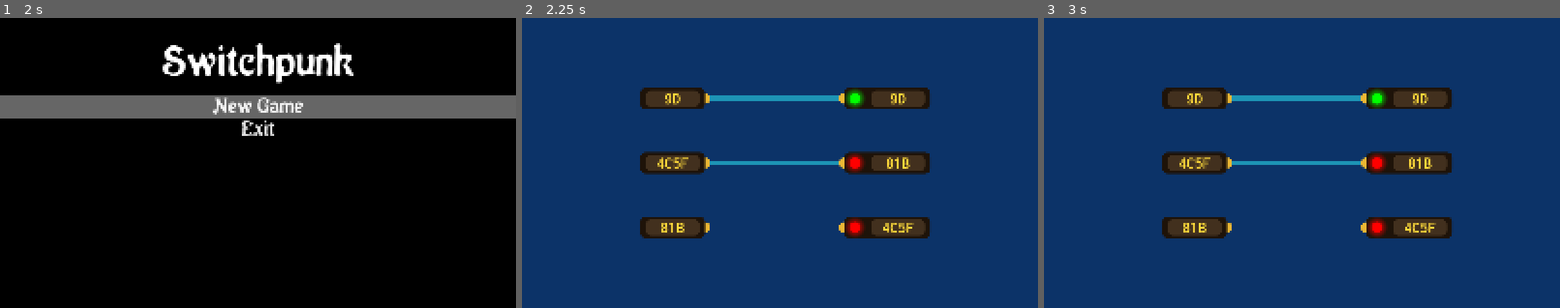
Above: before the commit, frames 1-3 (left to right).
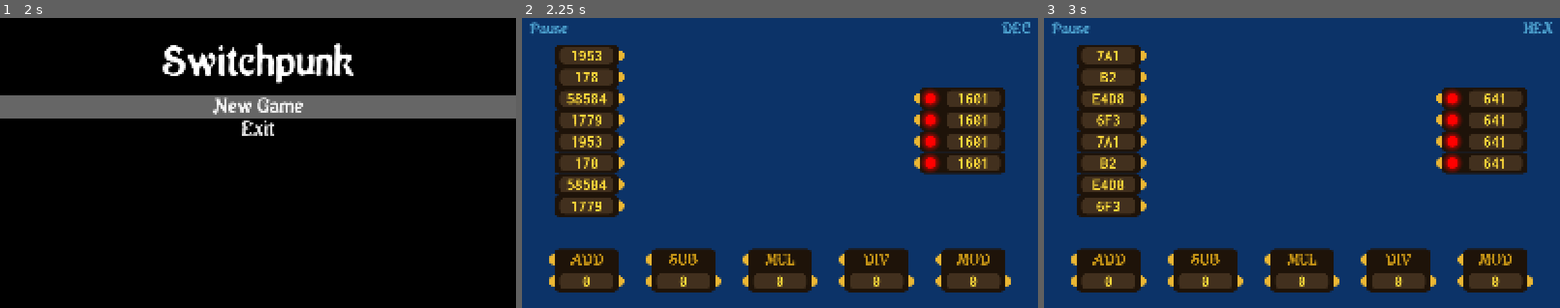
Above: after the commit, the same moments.

Repository: elemel/switchpunk
Game: Godot game, scene res://scenes/main.tscn
The game is run twice, just before and just after one commit, with the same random seed, the same clock (stepped at 60 frames per second) and the same inputs.
Inputs (mouse positions are in pixels of both pictures, inside the frame that each line leads up to):
- Up to frame 1 (2 s): click (25, 29) at 0.5 s, where only the run after the commit has a clickable "Pause"; click (495, 29) at 1.25 s, where only the run after the commit has a clickable "DEC"
- Up to frame 2 (2.25 s): click "New Game" at 2 s
- Up to frame 3 (3 s): click (1539, 29) at 2.75 s, where only the run after the commit has a clickable "DEC"

Frame 1 is identical in both runs. In frame 2, 30% of the frame differs, in the area x 1-99%, y 1-95%; in frame 3, 30%.

Commit message:
Add level 3

Diff:
--- a/game/scenes/levels/level_1.tscn
+++ b/game/scenes/levels/level_1.tscn
@@ -18,9 +18,9 @@
 anchor_top = 0.5
 anchor_right = 0.5
 anchor_bottom = 0.5
-offset_left = -1250.0
+offset_left = -1225.0
 offset_top = -700.0
-offset_right = 1200.0
+offset_right = 1225.0
 offset_bottom = 700.0
 grow_horizontal = 2
 grow_vertical = 2
--- a/game/scenes/levels/level_2.tscn
+++ b/game/scenes/levels/level_2.tscn
@@ -7,7 +7,7 @@
 [ext_resource type="PackedScene" uid="uid://41qoy364auiq" path="res://scenes/modules/subtractor.tscn" id="6_ibugp"]
 [ext_resource type="PackedScene" uid="uid://pem4rfwsjukl" path="res://scenes/modules/adder.tscn" id="6_qpwj6"]
 
-[node name="Level1" type="Node2D" unique_id=1959346673 node_paths=PackedStringArray("wires") groups=["levels"]]
+[node name="Level2" type="Node2D" unique_id=1959346673 node_paths=PackedStringArray("wires") groups=["levels"]]
 script = ExtResource("1_l37oo")
 wires = NodePath("Wires")
 
@@ -19,9 +19,9 @@
 anchor_top = 0.5
 anchor_right = 0.5
 anchor_bottom = 0.5
-offset_left = -1250.0
+offset_left = -1225.0
 offset_top = -700.0
-offset_right = 1200.0
+offset_right = 1225.0
 offset_bottom = 700.0
 grow_horizontal = 2
 grow_vertical = 2
--- /dev/null
+++ b/game/scenes/levels/level_3.tscn
@@ -0,0 +1,98 @@
+[gd_scene format=3 uid="uid://b3jr0dd4d3iu2"]
+
+[ext_resource type="Script" uid="uid://dmsna1rt3wpv4" path="res://scripts/level.gd" id="1_ftfob"]
+[ext_resource type="StyleBox" uid="uid://da3cp4cmwmv88" path="res://styles/board_style.tres" id="2_fkk1g"]
+[ext_resource type="PackedScene" uid="uid://crmbchdgwtooa" path="res://scenes/modules/input_terminal.tscn" id="3_ugcn1"]
+[ext_resource type="PackedScene" uid="uid://pem4rfwsjukl" path="res://scenes/modules/adder.tscn" id="4_pimnq"]
+[ext_resource type="PackedScene" uid="uid://41qoy364auiq" path="res://scenes/modules/subtractor.tscn" id="5_2bnyt"]
+[ext_resource type="PackedScene" uid="uid://dt5ncm1mmohd2" path="res://scenes/modules/multiplier.tscn" id="6_fkk1g"]
+[ext_resource type="PackedScene" uid="uid://bixn43x131ona" path="res://scenes/modules/output_terminal.tscn" id="6_n6eey"]
+[ext_resource type="PackedScene" uid="uid://fyw038t8ida5" path="res://scenes/modules/divider.tscn" id="8_ugcn1"]
+[ext_resource type="PackedScene" uid="uid://urk67cm88ydh" path="res://scenes/modules/modulo.tscn" id="9_pimnq"]
+
+[node name="Level3" type="Node2D" unique_id=1959346673 node_paths=PackedStringArray("wires") groups=["levels"]]
+script = ExtResource("1_ftfob")
+wires = NodePath("Wires")
+
+[node name="Board" type="Node2D" parent="." unique_id=235852790]
+
+[node name="Panel" type="Panel" parent="Board" unique_id=1488992448]
+anchors_preset = 8
+anchor_left = 0.5
+anchor_top = 0.5
+anchor_right = 0.5
+anchor_bottom = 0.5
+offset_left = -1225.0
+offset_top = -700.0
+offset_right = 1225.0
+offset_bottom = 700.0
+grow_horizontal = 2
+grow_vertical = 2
+theme_override_styles/panel = ExtResource("2_fkk1g")
+
+[node name="Wires" type="Node2D" parent="." unique_id=1347272993]
+
+[node name="Modules" type="Node2D" parent="." unique_id=87758095]
+
+[node name="InputTerminal" parent="Modules" unique_id=319058681 instance=ExtResource("3_ugcn1")]
+position = Vector2(-900, -500)
+value = 1953
+
+[node name="InputTerminal2" parent="Modules" unique_id=741920644 instance=ExtResource("3_ugcn1")]
+position = Vector2(-900, -400)
+value = 178
+
+[node name="InputTerminal3" parent="Modules" unique_id=1925253035 instance=ExtResource("3_ugcn1")]
+position = Vector2(-900, -300)
+value = 58584
+
+[node name="InputTerminal4" parent="Modules" unique_id=2016905390 instance=ExtResource("3_ugcn1")]
+position = Vector2(-900, -200)
+value = 1779
+
+[node name="InputTerminal5" parent="Modules" unique_id=2113252130 instance=ExtResource("3_ugcn1")]
+position = Vector2(-900, -100)
+value = 1953
+
+[node name="InputTerminal6" parent="Modules" unique_id=1590618713 instance=ExtResource("3_ugcn1")]
+position = Vector2(-900, 0)
+value = 178
+
+[node name="InputTerminal7" parent="Modules" unique_id=40559335 instance=ExtResource("3_ugcn1")]
+position = Vector2(-900, 100)
+value = 58584
+
+[node name="InputTerminal8" parent="Modules" unique_id=311678995 instance=ExtResource("3_ugcn1")]
+position = Vector2(-900, 200)
+value = 1779
+
+[node name="OutputTerminal" parent="Modules" unique_id=1820310394 instance=ExtResource("6_n6eey")]
+position = Vector2(850, -300)
+value = 1601
+
+[node name="OutputTerminal2" parent="Modules" unique_id=1102965120 instance=ExtResource("6_n6eey")]
+position = Vector2(850, -200)
+value = 1601
+
+[node name="OutputTerminal3" parent="Modules" unique_id=945546271 instance=ExtResource("6_n6eey")]
+position = Vector2(850, -100)
+value = 1601
+
+[node name="OutputTerminal4" parent="Modules" unique_id=1822402902 instance=ExtResource("6_n6eey")]
+position = Vector2(850, 0)
+value = 1601
+
+[node name="Adder" parent="Modules" unique_id=567054835 instance=ExtResource("4_pimnq")]
+position = Vector2(-900, 500)
+
+[node name="Subtractor" parent="Modules" unique_id=2118604933 instance=ExtResource("5_2bnyt")]
+position = Vector2(-450, 500)
+
+[node name="Multiplier" parent="Modules" unique_id=1944656182 instance=ExtResource("6_fkk1g")]
+position = Vector2(0, 500)
+
+[node name="Divider" parent="Modules" unique_id=744807753 instance=ExtResource("8_ugcn1")]
+position = Vector2(450, 500)
+
+[node name="Modulo" parent="Modules" unique_id=1261500666 instance=ExtResource("9_pimnq")]
+position = Vector2(900, 500)
--- a/game/scenes/main.tscn
+++ b/game/scenes/main.tscn
@@ -5,21 +5,26 @@
 [ext_resource type="PackedScene" uid="uid://cw2cirah7xdc0" path="res://scenes/levels/level_1.tscn" id="2_jkv2x"]
 [ext_resource type="PackedScene" uid="uid://byaeh6ahs4sw7" path="res://scenes/output_port.tscn" id="3_tipki"]
 [ext_resource type="PackedScene" uid="uid://cnjbj6uejr56e" path="res://scenes/input_port.tscn" id="4_85g3d"]
+[ext_resource type="PackedScene" uid="uid://b3jr0dd4d3iu2" path="res://scenes/levels/level_3.tscn" id="4_eb6dy"]
 [ext_resource type="PackedScene" uid="uid://r2y041fo0bby" path="res://scenes/wire.tscn" id="4_jyhfs"]
 [ext_resource type="PackedScene" uid="uid://daahylqog1jun" path="res://scenes/levels/level_2.tscn" id="6_trceg"]
 [ext_resource type="PackedScene" uid="uid://dm631n4m2a87i" path="res://scenes/screens/pause_screen.tscn" id="8_choun"]
+[ext_resource type="Theme" uid="uid://dg5c5uk18l0pn" path="res://themes/overlay_theme.tres" id="9_a8y0u"]
+[ext_resource type="StyleBox" uid="uid://d3qseubm28vrq" path="res://styles/overlay_style.tres" id="9_trceg"]
 [ext_resource type="PackedScene" uid="uid://sisapj6tq7i3" path="res://scenes/screens/title_screen.tscn" id="9_ya4ey"]
 [ext_resource type="PackedScene" uid="uid://c1l5jn0w8l52o" path="res://scenes/screens/level_complete_screen.tscn" id="10_ya4ey"]
 [ext_resource type="PackedScene" uid="uid://b4ulq4lqvh81k" path="res://scenes/screens/win_screen.tscn" id="16_jbj1t"]
 
-[node name="Main" type="Node2D" unique_id=1967515149 node_paths=PackedStringArray("pause_screen", "level_complete_screen", "win_screen", "levels")]
+[node name="Main" type="Node2D" unique_id=1967515149 node_paths=PackedStringArray("pause_screen", "level_complete_screen", "win_screen", "levels", "format_button") groups=["mains"]]
 process_mode = 3
 script = ExtResource("1_tefeu")
 pause_screen = NodePath("Screens/PauseScreen")
 level_complete_screen = NodePath("Screens/LevelCompleteScreen")
 win_screen = NodePath("Screens/WinScreen")
-level_scenes = Array[PackedScene]([ExtResource("2_jkv2x"), ExtResource("6_trceg")])
+level_scenes = Array[PackedScene]([ExtResource("2_jkv2x"), ExtResource("6_trceg"), ExtResource("4_eb6dy")])
 levels = NodePath("Levels")
+start_level_index = 2
+format_button = NodePath("Screens/Overlay/Control/FormatButton")
 
 [node name="Player" type="Node2D" parent="." unique_id=457860793]
 script = ExtResource("1_tbgi4")
@@ -34,15 +39,89 @@
 
 [node name="Screens" type="Node2D" parent="." unique_id=348412247]
 
+[node name="Overlay" type="CanvasLayer" parent="Screens" unique_id=1832615987]
+
+[node name="Control" type="Control" parent="Screens/Overlay" unique_id=214802504]
+layout_mode = 3
+anchors_preset = 15
+anchor_right = 1.0
+anchor_bottom = 1.0
+grow_horizontal = 2
+grow_vertical = 2
+
+[node name="PauseButton" type="Button" parent="Screens/Overlay/Control" unique_id=1074252981]
+custom_minimum_size = Vector2(250, 100)
+layout_mode = 1
+offset_right = 8.0
+offset_bottom = 8.0
+theme = ExtResource("9_a8y0u")
+theme_override_colors/font_color = Color(0.2997, 0.63139504, 0.81, 1)
+theme_override_colors/font_focus_color = Color(0.2997, 0.63139504, 0.81, 1)
+theme_override_colors/font_pressed_color = Color(0.2997, 0.63139504, 0.81, 1)
+theme_override_colors/font_hover_color = Color(0.2997, 0.63139504, 0.81, 1)
+theme_override_colors/font_hover_pressed_color = Color(0.2997, 0.63139504, 0.81, 1)
+theme_override_colors/font_disabled_color = Color(0.2997, 0.63139504, 0.81, 1)
+theme_override_colors/font_outline_color = Color(0.2997, 0.63139504, 0.81, 1)
+theme_override_colors/icon_normal_color = Color(0.2997, 0.63139504, 0.81, 1)
+theme_override_colors/icon_focus_color = Color(0.2997, 0.63139504, 0.81, 1)
+theme_override_colors/icon_pressed_color = Color(0.2997, 0.63139504, 0.81, 1)
+theme_override_colors/icon_hover_color = Color(0.2997, 0.63139504, 0.81, 1)
+theme_override_colors/icon_hover_pressed_color = Color(0.2997, 0.63139504, 0.81, 1)
+theme_override_colors/icon_disabled_color = Color(0.2997, 0.63139504, 0.81, 1)
+theme_override_styles/normal = ExtResource("9_trceg")
+theme_override_styles/pressed = ExtResource("9_trceg")
+theme_override_styles/hover = ExtResource("9_trceg")
+theme_override_styles/hover_pressed = ExtResource("9_trceg")
+theme_override_styles/disabled = ExtResource("9_trceg")
+theme_override_styles/focus = ExtResource("9_trceg")
+text = "Pause"
+
+[node name="FormatButton" type="Button" parent="Screens/Overlay/Control" unique_id=686224655]
+custom_minimum_size = Vector2(200, 100)
+layout_mode = 1
+anchors_preset = 1
+anchor_left = 1.0
+anchor_right = 1.0
+offset_left = -200.0
+offset_bottom = 100.0
+grow_horizontal = 0
+theme = ExtResource("9_a8y0u")
+theme_override_colors/font_color = Color(0.2997, 0.63139504, 0.81, 1)
+theme_override_colors/font_focus_color = Color(0.2997, 0.63139504, 0.81, 1)
+theme_override_colors/font_pressed_color = Color(0.2997, 0.63139504, 0.81, 1)
+theme_override_colors/font_hover_color = Color(0.2997, 0.63139504, 0.81, 1)
+theme_override_colors/font_hover_pressed_color = Color(0.2997, 0.63139504, 0.81, 1)
+theme_override_colors/font_disabled_color = Color(0.2997, 0.63139504, 0.81, 1)
+theme_override_colors/font_outline_color = Color(0.2997, 0.63139504, 0.81, 1)
+theme_override_colors/icon_normal_color = Color(0.2997, 0.63139504, 0.81, 1)
+theme_override_colors/icon_focus_color = Color(0.2997, 0.63139504, 0.81, 1)
+theme_override_colors/icon_pressed_color = Color(0.2997, 0.63139504, 0.81, 1)
+theme_override_colors/icon_hover_color = Color(0.2997, 0.63139504, 0.81, 1)
+theme_override_colors/icon_hover_pressed_color = Color(0.2997, 0.63139504, 0.81, 1)
+theme_override_colors/icon_disabled_color = Color(0.2997, 0.63139504, 0.81, 1)
+theme_override_styles/normal = ExtResource("9_trceg")
+theme_override_styles/pressed = ExtResource("9_trceg")
+theme_override_styles/hover = ExtResource("9_trceg")
+theme_override_styles/hover_pressed = ExtResource("9_trceg")
+theme_override_styles/disabled = ExtResource("9_trceg")
+theme_override_styles/focus = ExtResource("9_trceg")
+text = "DEC"
+
 [node name="TitleScreen" parent="Screens" unique_id=1268018315 node_paths=PackedStringArray("main") instance=ExtResource("9_ya4ey")]
 main = NodePath("../..")
 
 [node name="PauseScreen" parent="Screens" unique_id=1946852061 node_paths=PackedStringArray("main", "title_screen") instance=ExtResource("8_choun")]
+visible = false
 main = NodePath("../..")
 title_screen = NodePath("../TitleScreen")
 
 [node name="LevelCompleteScreen" parent="Screens" unique_id=645514322 node_paths=PackedStringArray("main") instance=ExtResource("10_ya4ey")]
+visible = false
 main = NodePath("../..")
 
 [node name="WinScreen" parent="Screens" unique_id=1049289564 node_paths=PackedStringArray("title_screen") instance=ExtResource("16_jbj1t")]
+visible = false
 title_screen = NodePath("../TitleScreen")
+
+[connection signal="pressed" from="Screens/Overlay/Control/PauseButton" to="." method="_on_pause_button_pressed"]
+[connection signal="pressed" from="Screens/Overlay/Control/FormatButton" to="." method="_on_format_button_pressed"]
--- /dev/null
+++ b/game/scenes/modules/divider.tscn
@@ -0,0 +1,61 @@
+[gd_scene format=3 uid="uid://fyw038t8ida5"]
+
+[ext_resource type="Script" uid="uid://c1p7t7jtyfu3e" path="res://scripts/modules/divider.gd" id="1_cesxg"]
+[ext_resource type="PackedScene" uid="uid://cnjbj6uejr56e" path="res://scenes/input_port.tscn" id="2_s3rov"]
+[ext_resource type="PackedScene" uid="uid://byaeh6ahs4sw7" path="res://scenes/output_port.tscn" id="3_ouusa"]
+[ext_resource type="StyleBox" uid="uid://dwwmf10i0j7hk" path="res://styles/module_style.tres" id="4_swx3l"]
+[ext_resource type="PackedScene" uid="uid://c6edd3h1wm63u" path="res://scenes/label.tscn" id="5_iyntk"]
+[ext_resource type="PackedScene" uid="uid://bjgijke0qlm5j" path="res://scenes/display.tscn" id="6_nvi6r"]
+
+[sub_resource type="RectangleShape2D" id="RectangleShape2D_23ros"]
+size = Vector2(300, 200)
+
+[node name="Divider" type="Node2D" unique_id=319058681 node_paths=PackedStringArray("port_a", "port_b", "result_port", "display")]
+script = ExtResource("1_cesxg")
+port_a = NodePath("PortA")
+port_b = NodePath("PortB")
+result_port = NodePath("ResultPort")
+display = NodePath("Display")
+
+[node name="Area2D" type="Area2D" parent="." unique_id=1598399367]
+
+[node name="CollisionShape2D" type="CollisionShape2D" parent="Area2D" unique_id=139686460]
+shape = SubResource("RectangleShape2D_23ros")
+
+[node name="PortA" parent="." unique_id=2063947181 node_paths=PackedStringArray("module") instance=ExtResource("2_s3rov")]
+position = Vector2(-150, -50)
+module = NodePath("..")
+
+[node name="PortB" parent="." unique_id=39297101 node_paths=PackedStringArray("module") instance=ExtResource("2_s3rov")]
+position = Vector2(-150, 50)
+module = NodePath("..")
+
+[node name="ResultPort" parent="." unique_id=447910078 node_paths=PackedStringArray("module") instance=ExtResource("3_ouusa")]
+position = Vector2(150, 50)
+module = NodePath("..")
+
+[node name="Panel" type="Panel" parent="." unique_id=2141674358]
+anchors_preset = 8
+anchor_left = 0.5
+anchor_top = 0.5
+anchor_right = 0.5
+anchor_bottom = 0.5
+offset_left = -150.0
+offset_top = -100.0
+offset_right = 150.0
+offset_bottom = 100.0
+grow_horizontal = 2
+grow_vertical = 2
+theme_override_styles/panel = ExtResource("4_swx3l")
+metadata/_edit_use_anchors_ = true
+
+[node name="Label" parent="." unique_id=304817509 instance=ExtResource("5_iyntk")]
+position = Vector2(0, -50)
+
+[node name="Label" parent="Label" index="0" unique_id=2114009902]
+text = "DIV"
+
+[node name="Display" parent="." unique_id=934708420 instance=ExtResource("6_nvi6r")]
+position = Vector2(0, 50)
+
+[editable path="Label"]
--- /dev/null
+++ b/game/scenes/modules/modulo.tscn
@@ -0,0 +1,61 @@
+[gd_scene format=3 uid="uid://urk67cm88ydh"]
+
+[ext_resource type="Script" uid="uid://bcwtfylm3koof" path="res://scripts/modules/modulo.gd" id="1_qxn5m"]
+[ext_resource type="PackedScene" uid="uid://cnjbj6uejr56e" path="res://scenes/input_port.tscn" id="2_riuq7"]
+[ext_resource type="PackedScene" uid="uid://byaeh6ahs4sw7" path="res://scenes/output_port.tscn" id="3_inaan"]
+[ext_resource type="StyleBox" uid="uid://dwwmf10i0j7hk" path="res://styles/module_style.tres" id="4_dmbnp"]
+[ext_resource type="PackedScene" uid="uid://c6edd3h1wm63u" path="res://scenes/label.tscn" id="5_ahuxg"]
+[ext_resource type="PackedScene" uid="uid://bjgijke0qlm5j" path="res://scenes/display.tscn" id="6_kw0au"]
+
+[sub_resource type="RectangleShape2D" id="RectangleShape2D_23ros"]
+size = Vector2(300, 200)
+
+[node name="Modulo" type="Node2D" unique_id=319058681 node_paths=PackedStringArray("port_a", "port_b", "result_port", "display")]
+script = ExtResource("1_qxn5m")
+port_a = NodePath("PortA")
+port_b = NodePath("PortB")
+result_port = NodePath("ResultPort")
+display = NodePath("Display")
+
+[node name="Area2D" type="Area2D" parent="." unique_id=1598399367]
+
+[node name="CollisionShape2D" type="CollisionShape2D" parent="Area2D" unique_id=139686460]
+shape = SubResource("RectangleShape2D_23ros")
+
+[node name="PortA" parent="." unique_id=2063947181 node_paths=PackedStringArray("module") instance=ExtResource("2_riuq7")]
+position = Vector2(-150, -50)
+module = NodePath("..")
+
+[node name="PortB" parent="." unique_id=39297101 node_paths=PackedStringArray("module") instance=ExtResource("2_riuq7")]
+position = Vector2(-150, 50)
+module = NodePath("..")
+
+[node name="ResultPort" parent="." unique_id=447910078 node_paths=PackedStringArray("module") instance=ExtResource("3_inaan")]
+position = Vector2(150, 50)
+module = NodePath("..")
+
+[node name="Panel" type="Panel" parent="." unique_id=2141674358]
+anchors_preset = 8
+anchor_left = 0.5
+anchor_top = 0.5
+anchor_right = 0.5
+anchor_bottom = 0.5
+offset_left = -150.0
+offset_top = -100.0
+offset_right = 150.0
+offset_bottom = 100.0
+grow_horizontal = 2
+grow_vertical = 2
+theme_override_styles/panel = ExtResource("4_dmbnp")
+metadata/_edit_use_anchors_ = true
+
+[node name="Label" parent="." unique_id=304817509 instance=ExtResource("5_ahuxg")]
+position = Vector2(0, -50)
+
+[node name="Label" parent="Label" index="0" unique_id=2114009902]
+text = "MOD"
+
+[node name="Display" parent="." unique_id=934708420 instance=ExtResource("6_kw0au")]
+position = Vector2(0, 50)
+
+[editable path="Label"]
--- /dev/null
+++ b/game/scenes/modules/multiplier.tscn
@@ -0,0 +1,61 @@
+[gd_scene format=3 uid="uid://dt5ncm1mmohd2"]
+
+[ext_resource type="Script" uid="uid://bqu1ydvb2jyr2" path="res://scripts/modules/multiplier.gd" id="1_quhkc"]
+[ext_resource type="PackedScene" uid="uid://cnjbj6uejr56e" path="res://scenes/input_port.tscn" id="2_3len0"]
+[ext_resource type="PackedScene" uid="uid://byaeh6ahs4sw7" path="res://scenes/output_port.tscn" id="3_hb83o"]
+[ext_resource type="StyleBox" uid="uid://dwwmf10i0j7hk" path="res://styles/module_style.tres" id="4_4dmo0"]
+[ext_resource type="PackedScene" uid="uid://c6edd3h1wm63u" path="res://scenes/label.tscn" id="5_fvtc2"]
+[ext_resource type="PackedScene" uid="uid://bjgijke0qlm5j" path="res://scenes/display.tscn" id="6_os173"]
+
+[sub_resource type="RectangleShape2D" id="RectangleShape2D_23ros"]
+size = Vector2(300, 200)
+
+[node name="Multiplier" type="Node2D" unique_id=319058681 node_paths=PackedStringArray("port_a", "port_b", "result_port", "display")]
+script = ExtResource("1_quhkc")
+port_a = NodePath("PortA")
+port_b = NodePath("PortB")
+result_port = NodePath("ResultPort")
+display = NodePath("Display")
+
+[node name="Area2D" type="Area2D" parent="." unique_id=1598399367]
+
+[node name="CollisionShape2D" type="CollisionShape2D" parent="Area2D" unique_id=139686460]
+shape = SubResource("RectangleShape2D_23ros")
+
+[node name="PortA" parent="." unique_id=2063947181 node_paths=PackedStringArray("module") instance=ExtResource("2_3len0")]
+position = Vector2(-150, -50)
+module = NodePath("..")
+
+[node name="PortB" parent="." unique_id=39297101 node_paths=PackedStringArray("module") instance=ExtResource("2_3len0")]
+position = Vector2(-150, 50)
+module = NodePath("..")
+
+[node name="ResultPort" parent="." unique_id=447910078 node_paths=PackedStringArray("module") instance=ExtResource("3_hb83o")]
+position = Vector2(150, 50)
+module = NodePath("..")
+
+[node name="Panel" type="Panel" parent="." unique_id=2141674358]
+anchors_preset = 8
+anchor_left = 0.5
+anchor_top = 0.5
+anchor_right = 0.5
+anchor_bottom = 0.5
+offset_left = -150.0
+offset_top = -100.0
+offset_right = 150.0
+offset_bottom = 100.0
+grow_horizontal = 2
+grow_vertical = 2
+theme_override_styles/panel = ExtResource("4_4dmo0")
+metadata/_edit_use_anchors_ = true
+
+[node name="Label" parent="." unique_id=304817509 instance=ExtResource("5_fvtc2")]
+position = Vector2(0, -50)
+
+[node name="Label" parent="Label" index="0" unique_id=2114009902]
+text = "MUL"
+
+[node name="Display" parent="." unique_id=934708420 instance=ExtResource("6_os173")]
+position = Vector2(0, 50)
+
+[editable path="Label"]
--- a/game/scripts/display.gd
+++ b/game/scripts/display.gd
@@ -6,11 +6,35 @@
 	set(new_value):
 		if new_value != value:
 			value = new_value
-			update_label()
+
+			if is_node_ready():
+				update_label()
 
 @export var label: Label
 
+@onready var main := find_main()
+
+func _ready() -> void:
+	update_label()
+	main.format_changed.connect(_on_main_format_changed)
+
 
 func update_label() -> void:
-	if label != null:
-		label.text = "%X" % value
+	if main != null and label != null:
+		if main.use_hex_format:
+			label.text = "%X" % value
+		else:
+			label.text = str(value)
+
+
+func find_main() -> Main:
+	var tree := get_tree()
+
+	if tree == null:
+		return null
+
+	return tree.get_first_node_in_group("mains")
+
+
+func _on_main_format_changed() -> void:
+	update_label()
--- a/game/scripts/main.gd
+++ b/game/scripts/main.gd
@@ -1,18 +1,24 @@
 extends Node2D
 class_name Main
+
+signal format_changed
 
 @export var pause_screen: PauseScreen
 @export var level_complete_screen: LevelCompleteScreen
 @export var win_screen: WinScreen
 @export var level_scenes: Array[PackedScene]
 @export var levels: Node2D
+@export var start_level_index := 0
+@export var use_hex_format := false
+@export var format_button: Button
 
 var is_web := OS.has_feature("web")
-var level_index := 0
+var level_index := start_level_index
 
 
 func _ready() -> void:
 	RenderingServer.set_default_clear_color(Color.BLACK)
+	update_format_button()
 
 
 func _unhandled_input(event: InputEvent) -> void:
@@ -53,7 +59,7 @@
 
 
 func start_game() -> void:
-	level_index = 0
+	level_index = start_level_index
 	start_level()
 
 
@@ -85,3 +91,17 @@
 
 func exit() -> void:
 	get_tree().quit()
+
+
+func _on_pause_button_pressed() -> void:
+	pause()
+
+
+func _on_format_button_pressed() -> void:
+	use_hex_format = not use_hex_format
+	update_format_button()
+	format_changed.emit()
+
+
+func update_format_button() -> void:
+	format_button.text = "HEX" if use_hex_format else "DEC"
--- /dev/null
+++ b/game/scripts/modules/divider.gd
@@ -0,0 +1,55 @@
+@tool
+extends Module
+class_name Divider
+
+@export var port_a: InputPort
+@export var port_b: InputPort
+@export var result_port: OutputPort
+
+@export var display: Display
+
+
+func _ready() -> void:
+	update()
+
+
+func _physics_process(_delta: float) -> void:
+	update()
+
+
+func update() -> void:
+	var result := get_result()
+
+	if result_port != null:
+		result_port.value = result
+
+	if display != null:
+		display.value = result
+
+
+func get_a() -> int:
+	if port_a == null:
+		return 0
+
+	return port_a.value
+
+
+func get_b() -> int:
+	if port_b == null:
+		return 0
+
+	return port_b.value
+
+
+func get_result() -> int:
+	var a := get_a()
+	var b := get_b()
+
+	if b == 0:
+		return 0
+
+	return floor_div(a, b)
+
+
+func floor_div(a: int, b: int) -> int:
+	return int(floor(float(a) / float(b)))
--- /dev/null
+++ b/game/scripts/modules/modulo.gd
@@ -0,0 +1,51 @@
+@tool
+extends Module
+class_name Modulo
+
+@export var port_a: InputPort
+@export var port_b: InputPort
+@export var result_port: OutputPort
+
+@export var display: Display
+
+
+func _ready() -> void:
+	update()
+
+
+func _physics_process(_delta: float) -> void:
+	update()
+
+
+func update() -> void:
+	var result := get_result()
+
+	if result_port != null:
+		result_port.value = result
+
+	if display != null:
+		display.value = result
+
+
+func get_a() -> int:
+	if port_a == null:
+		return 0
+
+	return port_a.value
+
+
+func get_b() -> int:
+	if port_b == null:
+		return 0
+
+	return port_b.value
+
+
+func get_result() -> int:
+	var a := get_a()
+	var b := get_b()
+
+	if b == 0:
+		return 0
+
+	return posmod(a, b)
--- /dev/null
+++ b/game/scripts/modules/multiplier.gd
@@ -0,0 +1,45 @@
+@tool
+extends Module
+class_name Multiplier
+
+@export var port_a: InputPort
+@export var port_b: InputPort
+@export var result_port: OutputPort
+
+@export var display: Display
+
+
+func _ready() -> void:
+	update()
+
+
+func _physics_process(_delta: float) -> void:
+	update()
+
+
+func update() -> void:
+	var result := get_result()
+
+	if result_port != null:
+		result_port.value = result
+
+	if display != null:
+		display.value = result
+
+
+func get_a() -> int:
+	if port_a == null:
+		return 0
+
+	return port_a.value
+
+
+func get_b() -> int:
+	if port_b == null:
+		return 0
+
+	return port_b.value
+
+
+func get_result() -> int:
+	return get_a() * get_b()
--- /dev/null
+++ b/game/styles/overlay_style.tres
@@ -0,0 +1,3 @@
+[gd_resource type="StyleBoxEmpty" format=3 uid="uid://d3qseubm28vrq"]
+
+[resource]
--- /dev/null
+++ b/game/themes/overlay_theme.tres
@@ -0,0 +1,7 @@
+[gd_resource type="Theme" format=3 uid="uid://dg5c5uk18l0pn"]
+
+[ext_resource type="FontFile" uid="uid://bmnt5m2prtj73" path="res://fonts/neo_victorian.ttf" id="1_oun8x"]
+
+[resource]
+default_font = ExtResource("1_oun8x")
+default_font_size = 75
Not shown, added: game/scripts/modules/divider.gd.uid
Not shown, added: game/scripts/modules/modulo.gd.uid
Not shown, added: game/scripts/modules/multiplier.gd.uid
